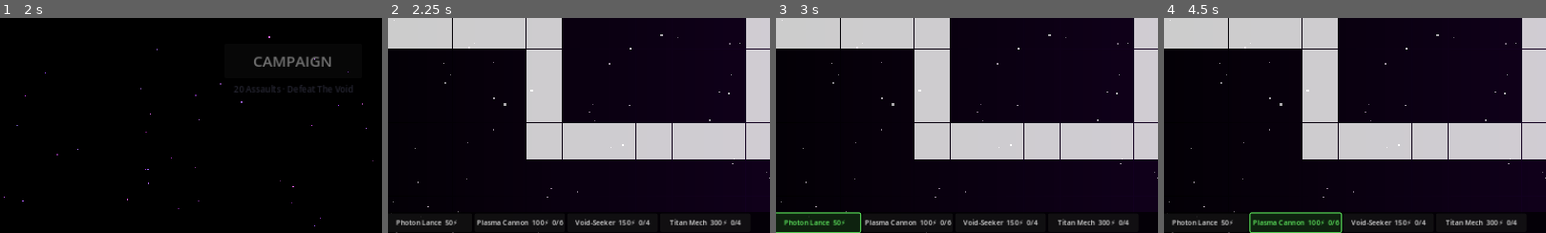
Above: before the commit, frames 1-4 (left to right).
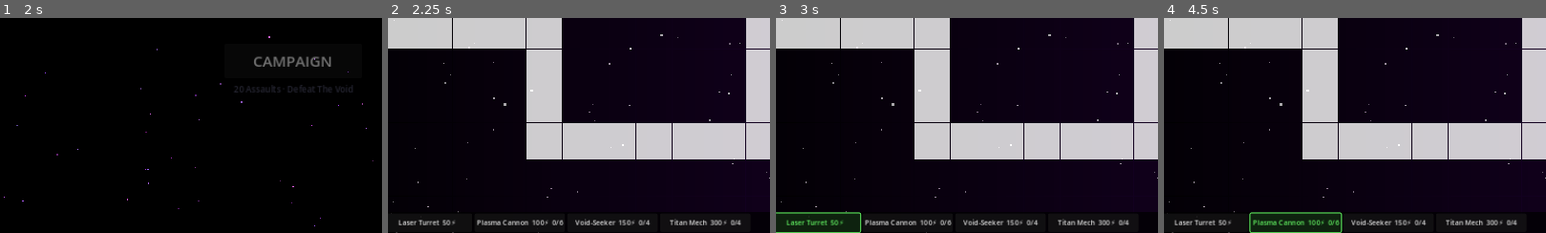
Above: after the commit, the same moments.

Repository: brew354/void_TD
Game: Godot game, scene res://Scenes/MenuScene.tscn
Two runs of this game, one before a commit and one after it. Both use one fixed random seed, a clock stepped at 60 frames per second and the inputs below.
Inputs (mouse positions are % of the whole screen's width and height, from its top left):
- Up to frame 1 (2 s): tap Enter at 0.5 s; move the mouse to (72, 45) at 0.52 s; tap 1 at 0.6 s; click (72, 45) at 0.67 s; tap Space at 0.77, 1.52 s; move the mouse to (30, 55) at 1.27 s; tap 2 at 1.35 s; click (30, 55) at 1.42 s
- Up to frame 2 (2.25 s): click "CAMPAIGN" at 2 s
- Up to frame 3 (3 s): click (6, 98) at 2.75 s, where only the run before the commit has a clickable "Photon Lance 50⚡"
- Up to frame 4 (4.5 s): click (6, 98) at 3.5 s, where only the run after the commit has a clickable "Laser Turret 50⚡"; click "Plasma Cannon 100⚡ 0/6" at 4.25 s
The pictures show only the part of the screen within x 1-51%, y 50-100%; the shares and areas given below are measured in that part.

Frame 1 is identical in both runs. In frame 2, 0.3% of the frame differs, in the area x 2-18%, y 93-97%; in frame 3, 0.3%; in frame 4, 0.3%.

Commit message:
Rename Photon Lance to Laser Turret
Co-Authored-By: Claude Sonnet 4.6 <noreply@anthropic.com>

Diff:
--- a/Void_TD/Models/TowerDefinition.gd
+++ b/Void_TD/Models/TowerDefinition.gd
@@ -8,7 +8,7 @@
 	match type:
 		TowerType.LASER:
 			return { "cost": 50, "damage": 10, "range": 180.0, "fire_rate": 0.3,
-					 "splash_radius": 0.0, "projectile_speed": 600.0, "label": "Photon Lance" }
+					 "splash_radius": 0.0, "projectile_speed": 600.0, "label": "Laser Turret" }
 		TowerType.CANNON:
 			return { "cost": 100, "damage": 40, "range": 150.0, "fire_rate": 1.2,
 					 "splash_radius": 60.0, "projectile_speed": 400.0, "label": "Plasma Cannon" }
--- a/Void_TD/Scenes/MenuScene.gd
+++ b/Void_TD/Scenes/MenuScene.gd
@@ -220,7 +220,7 @@
 	var rows_total: float = ROW_H * 4.0
 	var row_start_y: float = HEADER_H + (750.0 - HEADER_H - rows_total) / 2.0
 
-	var tower_labels = ["Photon Lance", "Plasma Cannon", "Void-Seeker", "Titan Mech"]
+	var tower_labels = ["Laser Turret", "Plasma Cannon", "Void-Seeker", "Titan Mech"]
 
 	for ti in 4:
 		var row_y: float = row_start_y + ti * ROW_H
